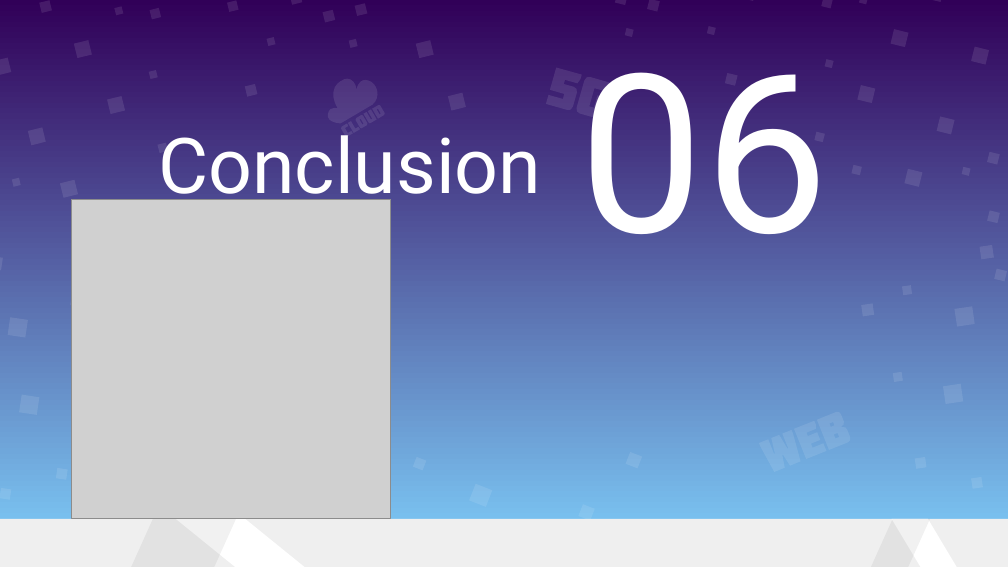
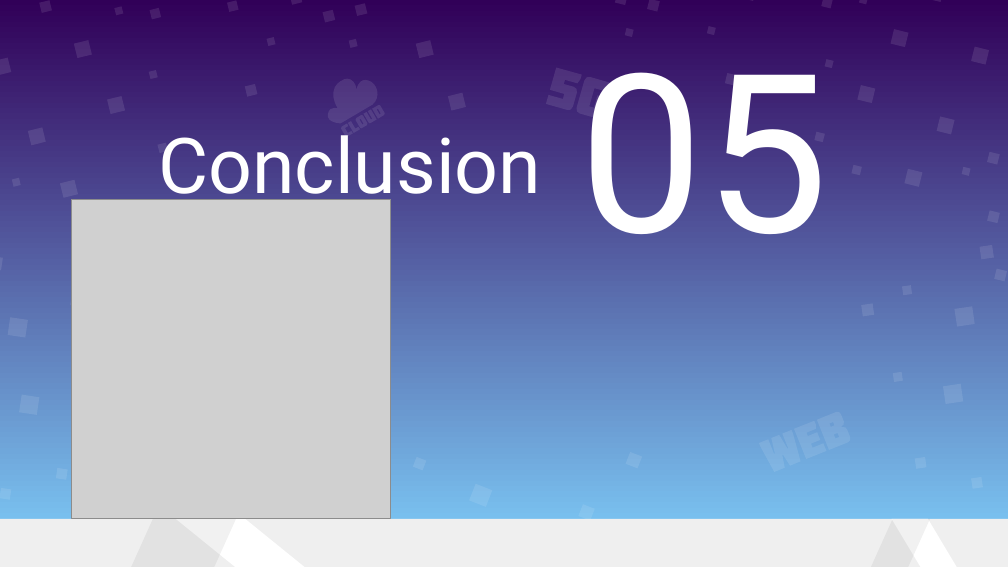
Before and after one commit to meohoangdeptrai1407/Thesis_Psychology, a slide deck: slide 28 of Therapy Chatbot V2.pptx (slide 27 before the commit). Drawn at 1008x567 pixels with LibreOffice and Linux fonts; fonts in the diff are those of the drawing; grey boxes stand for pictures. Boxes give left, top, right and bottom in pixels: in the first picture for what was removed or moved away, otherwise in the second. Text is boxed around its words. In the diff, an @@ line names an element or a change of style, - is before the commit and + after.

```diff
--- a/Therapy Chatbot V2.pptx
+++ b/Therapy Chatbot V2.pptx
@@ title at bbox=[580, 30, 829, 234]: text changed @@
-06
+05
```
Also in this commit, not shown: 7 other slides changed, 4 slides added, 3 slides removed.
